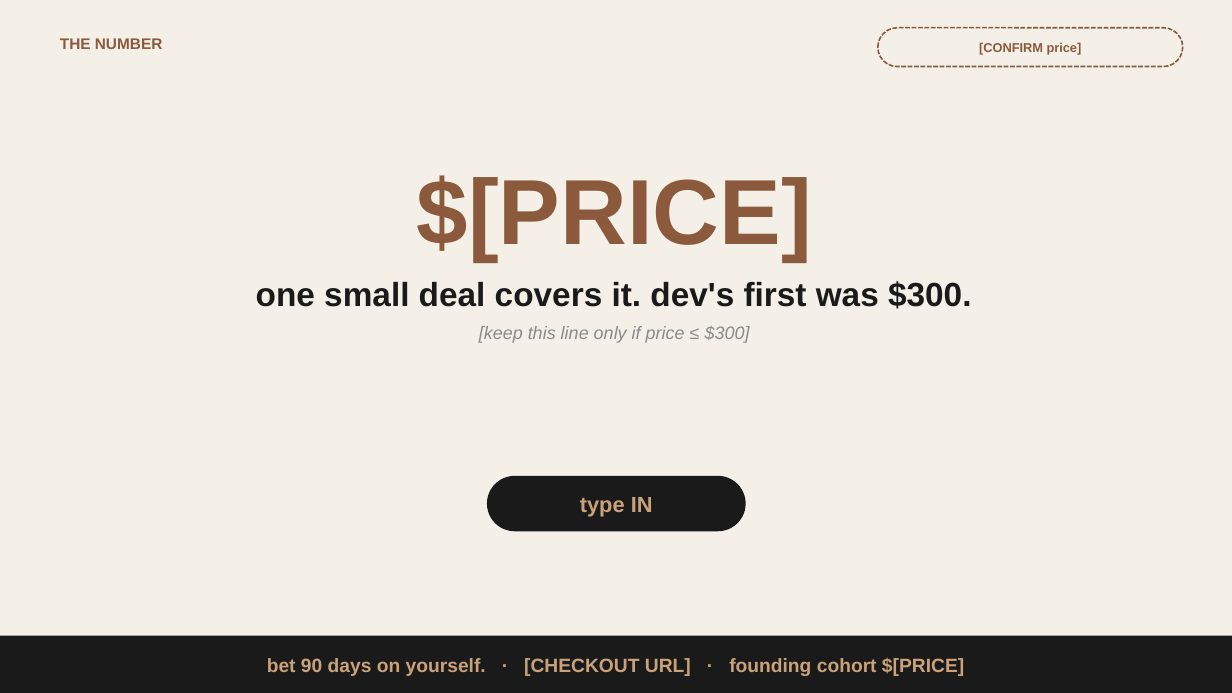
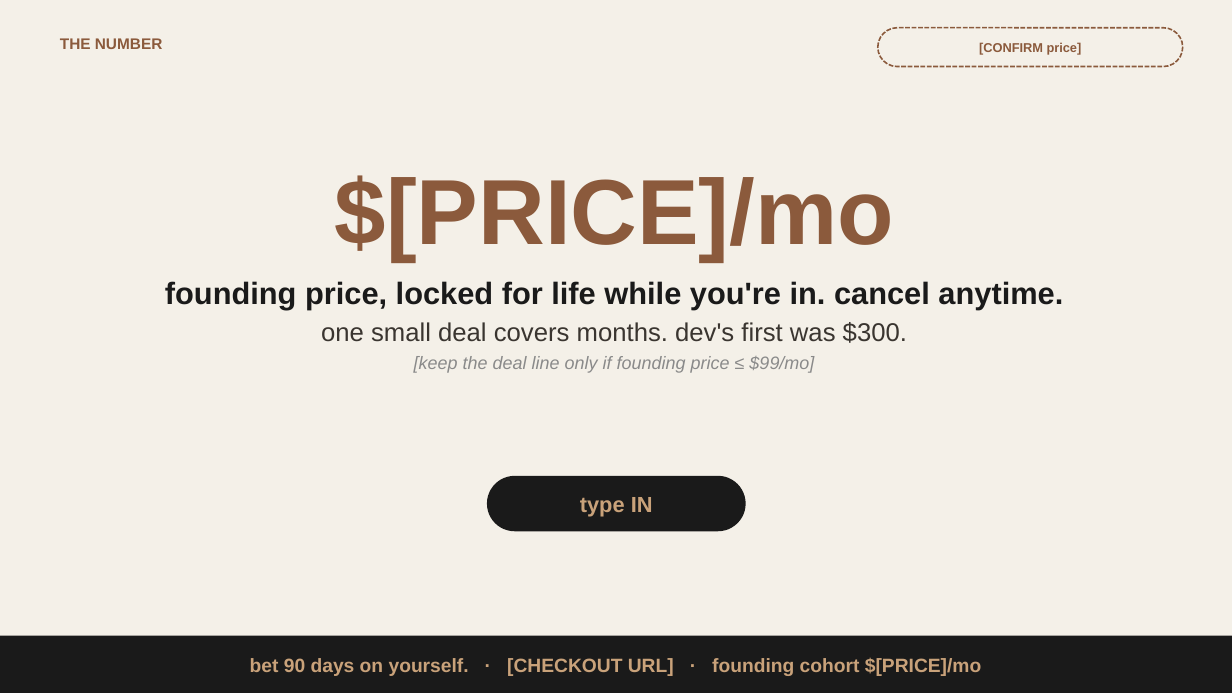
Before and after one commit to henryqueroa/thesilveryouth-package, a slide deck: slide 25 of webinar/thesilveryouth-webinar-deck.pptx. Drawn at 1232x693 pixels with LibreOffice and Linux fonts; fonts in the diff are those of the drawing. Boxes give left, top, right and bottom in pixels: in the first picture for what was removed or moved away, otherwise in the second. Text is boxed around its words. In the diff, an @@ line names an element or a change of style, - is before the commit and + after.

```diff
--- a/webinar/thesilveryouth-webinar-deck.pptx
+++ b/webinar/thesilveryouth-webinar-deck.pptx
@@ text at bbox=[165, 175, 1063, 373]: text changed; size 26 to 24 pt; bold off @@
-$[PRICE]
-one small deal covers it. dev's first was $300.
-[keep this line only if price ≤ $300]
+$[PRICE]/mo
+founding price, locked for life while you're in. cancel anytime.
+one small deal covers months. dev's first was $300.
+[keep the deal line only if founding price ≤ $99/mo]
@@ text in rectangle at bbox=[250, 658, 981, 676]: text changed @@
-bet 90 days on yourself. · [CHECKOUT URL] · founding cohort $[PRICE]
+bet 90 days on yourself. · [CHECKOUT URL] · founding cohort $[PRICE]/mo
```
Also in this commit, not shown: 12 other slides changed, 38 other files.
